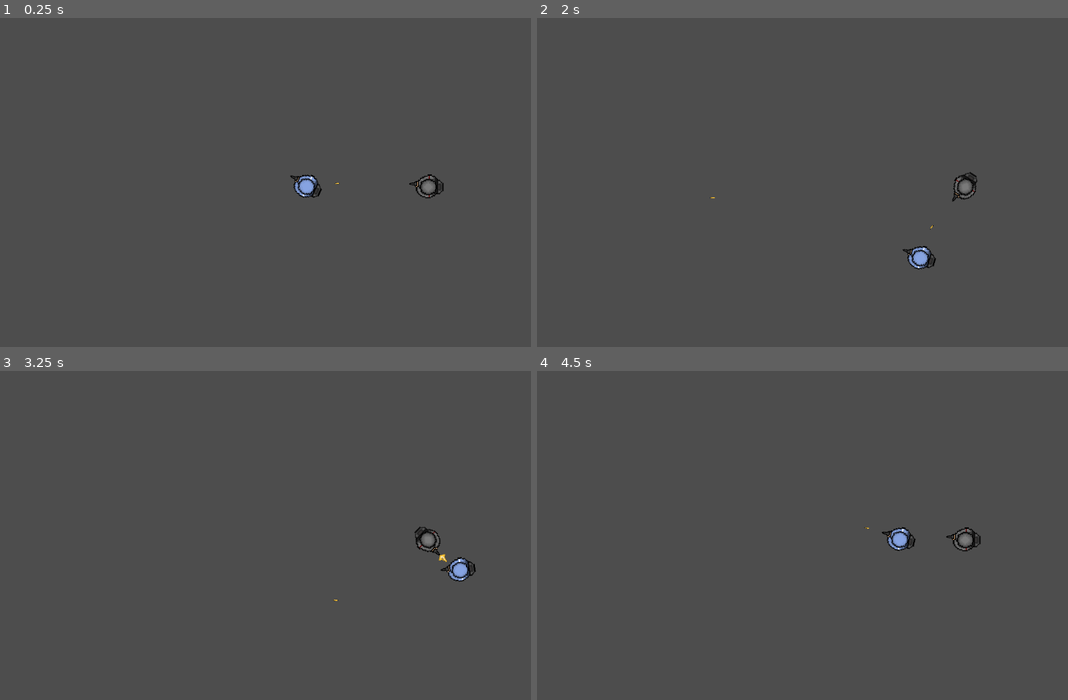
Above: before the commit, frames 1-4 (two rows, left to right).
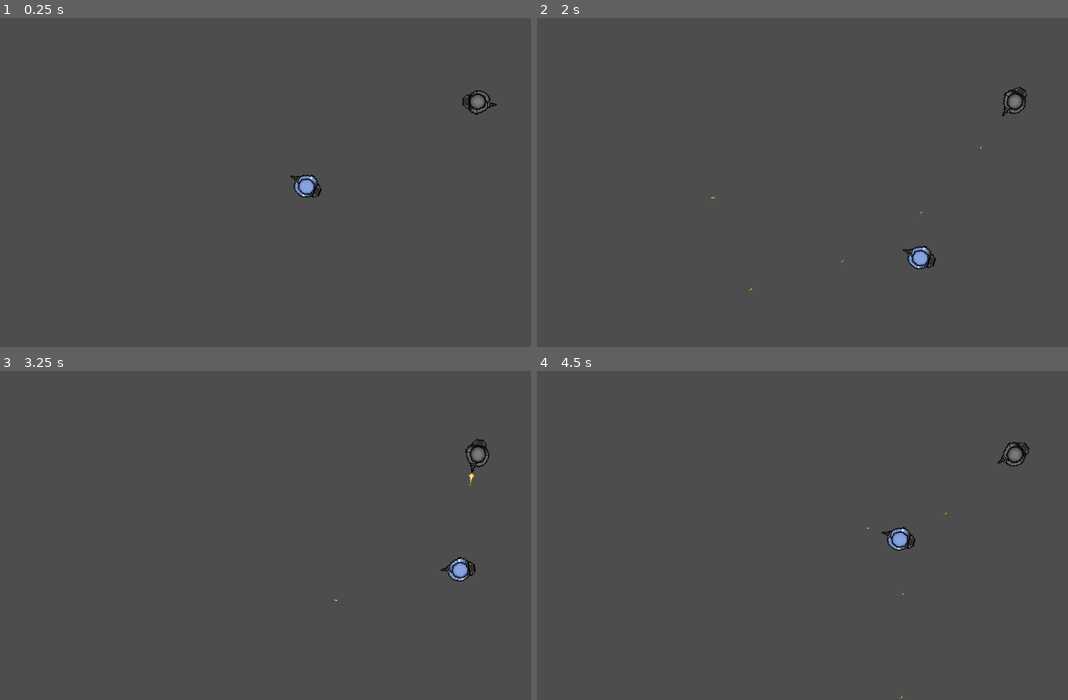
Above: after the commit, the same moments.

Repository: babeszino/Counterfeit
Game: Godot game, scene res://scenes and scripts/main.tscn
Same seed, same stepped clock (60 frames per second), same inputs: the game is played once before the commit and once after it.
Inputs (mouse positions are in pixels of both pictures, inside the frame that each line leads up to):
- Up to frame 1 (0.25 s): no input
- Up to frame 2 (2 s): tap Enter at 0.5 s; move the mouse to (961, 166) at 0.52 s; hold D (right) 0.53-1.28 s; click (961, 166) at 0.6 s; move the mouse to (712, 198) at 1.27 s; hold S (down) from 1.28 s (still down); click (712, 198) at 1.35 s
- Up to frame 3 (3.25 s): move the mouse to (355, 463) at 2.02 s; release S (down) at 2.03 s; hold D (right) 2.03-2.78 s; click (355, 463) at 2.1 s; move the mouse to (265, 601) at 2.77 s; hold W (up) from 2.78 s (still down); click (265, 601) at 2.85 s
- Up to frame 4 (4.5 s): move the mouse to (1009, 584) at 3.52 s; release W (up) at 3.53 s; hold A (left) from 3.53 s (still down); click (1009, 584) at 3.6 s; move the mouse to (653, 486) at 4.27 s; click (653, 486) at 4.35 s

The runs differ from the first frame. In frame 1, 0.4% of the frame differs, in the area x 63-94%, y 21-55%; in frame 2, 0.4%; in frame 3, 0.5%, in the area x 78-93%, y 20-59%; in frame 4, 0.4%.

Commit message:
v0.75.5
small changes:
-removed commented codes
-made the code cleaner in some places

Diff:
--- a/scenes and scripts/bullet.gd
+++ b/scenes and scripts/bullet.gd
@@ -3,6 +3,7 @@
 @export var speed : int = 650
 
 @onready var despawn_timer = $DespawnTimer
+
 
 var direction := Vector2.ZERO
 
--- a/scenes and scripts/functionality.gd
+++ b/scenes and scripts/functionality.gd
@@ -21,7 +21,6 @@
 			if player != null and gun != null:
 				# .angle() at the end because rotation is a float and this way we get the angle
 				enemy.rotation = enemy.global_position.direction_to(player.global_position).angle()
-
 
 				var direction_to_shoot = enemy.global_position.direction_to(player.global_position)
 				gun.shoot(direction_to_shoot)
--- a/scenes and scripts/gun.gd
+++ b/scenes and scripts/gun.gd
@@ -17,13 +17,9 @@
 
 		bullet_instance.global_position = end_of_gun.global_position
 
-		#var target = get_global_mouse_position()
-		#var direction_to_shoot = (target - bullet_instance.global_position).normalized()
-
 		if target_direction == Vector2.ZERO:
 			target_direction = (get_global_mouse_position() - bullet_instance.global_position).normalized()
 
-		#bullet_instance.set_direction(direction_to_shoot)
 		bullet_instance.set_direction(target_direction)
 
 		# attack cooldown timer restart
--- a/scenes and scripts/main.tscn
+++ b/scenes and scripts/main.tscn
@@ -9,4 +9,4 @@
 [node name="Player" parent="." instance=ExtResource("1_jyli1")]
 
 [node name="Enemy" parent="." instance=ExtResource("3_1ngmt")]
-position = Vector2(238, 1)
+position = Vector2(335, -166)
